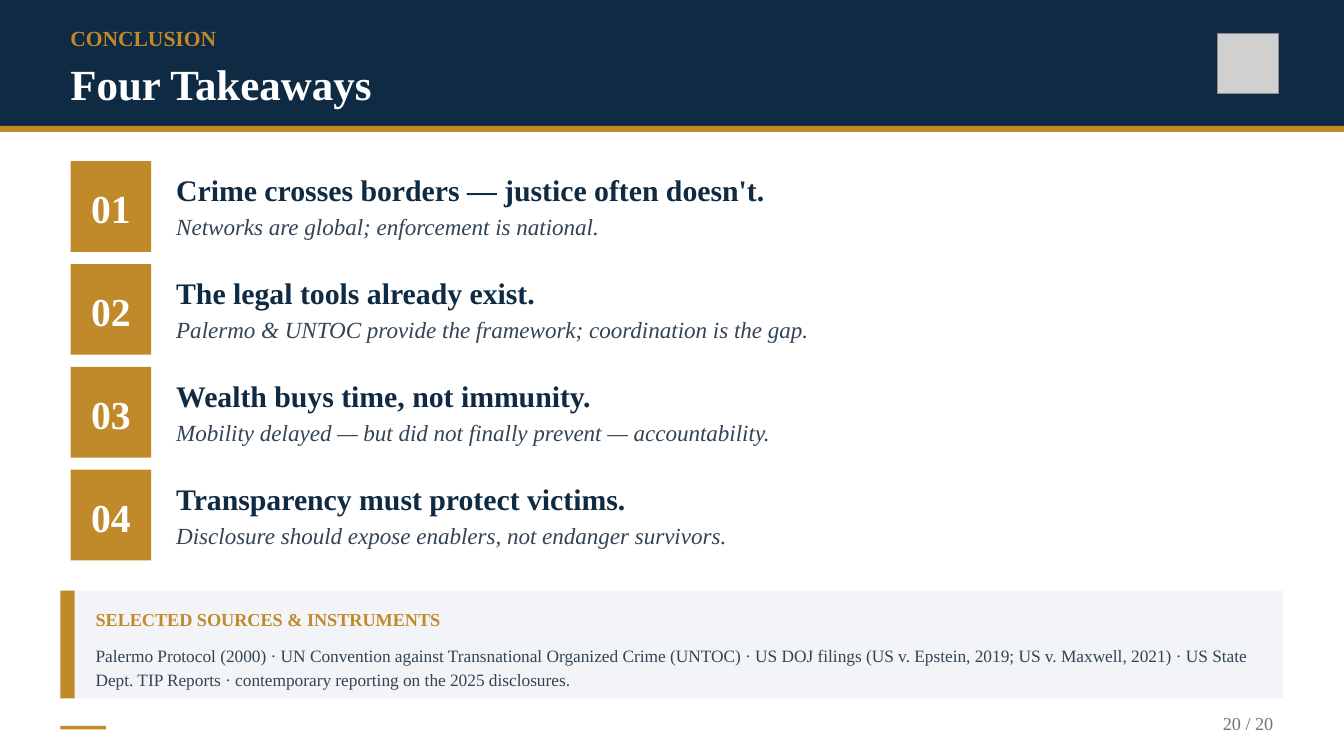
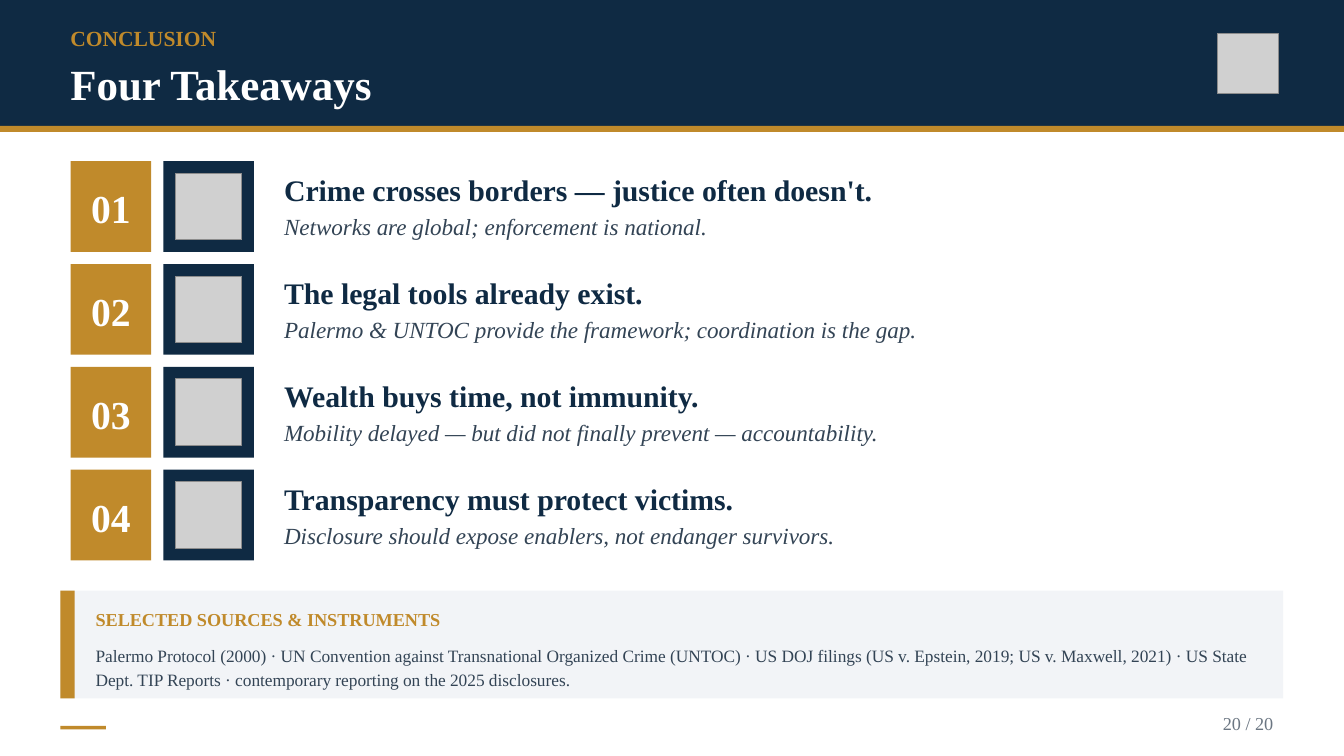
Before and after one commit to Kokidesu/Koki, a slide deck: slide 20 of projects/transnational-justice/Epstein_Transnational_Justice.pptx. Drawn at 1344x756 pixels with LibreOffice and Linux fonts; fonts in the diff are those of the drawing; grey boxes stand for pictures. Boxes give left, top, right and bottom in pixels: in the first picture for what was removed or moved away, otherwise in the second. Text is boxed around its words. In the diff, an @@ line names an element or a change of style, - is before the commit and + after.

```diff
--- a/projects/transnational-justice/Epstein_Transnational_Justice.pptx
+++ b/projects/transnational-justice/Epstein_Transnational_Justice.pptx
@@ rectangle added at [163,161,254,252], fill #0F2A43 @@
@@ picture added at [175,173,242,240] @@
@@ text "Crime crosses borders — justice ...": place and size @@
-text "Crime crosses borders — justice ..." at [176,180,764,207]
+text "Crime crosses borders — justice ..." at [284,180,872,207]
@@ text "Networks are global; enforcement is ...": place and size @@
-text "Networks are global; enforcement is ..." at [176,218,598,240]
+text "Networks are global; enforcement is ..." at [284,218,706,240]
@@ rectangle added at [163,264,254,355], fill #0F2A43 @@
@@ picture added at [175,276,242,343] @@
@@ text "The legal tools already exist.": place and size @@
-text "The legal tools already exist." at [176,283,535,310]
+text "The legal tools already exist." at [284,283,642,310]
@@ text "Palermo & UNTOC provide the ...": place and size @@
-text "Palermo & UNTOC provide the ..." at [176,321,808,343]
+text "Palermo & UNTOC provide the ..." at [284,321,916,343]
@@ rectangle added at [163,367,254,458], fill #0F2A43 @@
@@ picture added at [175,379,242,446] @@
@@ text "Wealth buys time, not immunity.": place and size @@
-text "Wealth buys time, not immunity." at [176,386,591,413]
+text "Wealth buys time, not immunity." at [284,386,699,413]
@@ text "Mobility delayed — but did ...": place and size @@
-text "Mobility delayed — but did ..." at [176,424,770,446]
+text "Mobility delayed — but did ..." at [284,424,877,446]
@@ rectangle added at [163,470,254,561], fill #0F2A43 @@
@@ text "Transparency must protect victims.": place and size @@
-text "Transparency must protect victims." at [176,489,625,516]
+text "Transparency must protect victims." at [284,489,733,516]
@@ picture added at [175,482,242,548] @@
@@ text "Disclosure should expose enablers, not ...": place and size @@
-text "Disclosure should expose enablers, not ..." at [176,528,726,549]
+text "Disclosure should expose enablers, not ..." at [284,528,834,549]
```
Also in this commit, not shown: 10 other slides changed, 25 other files.
